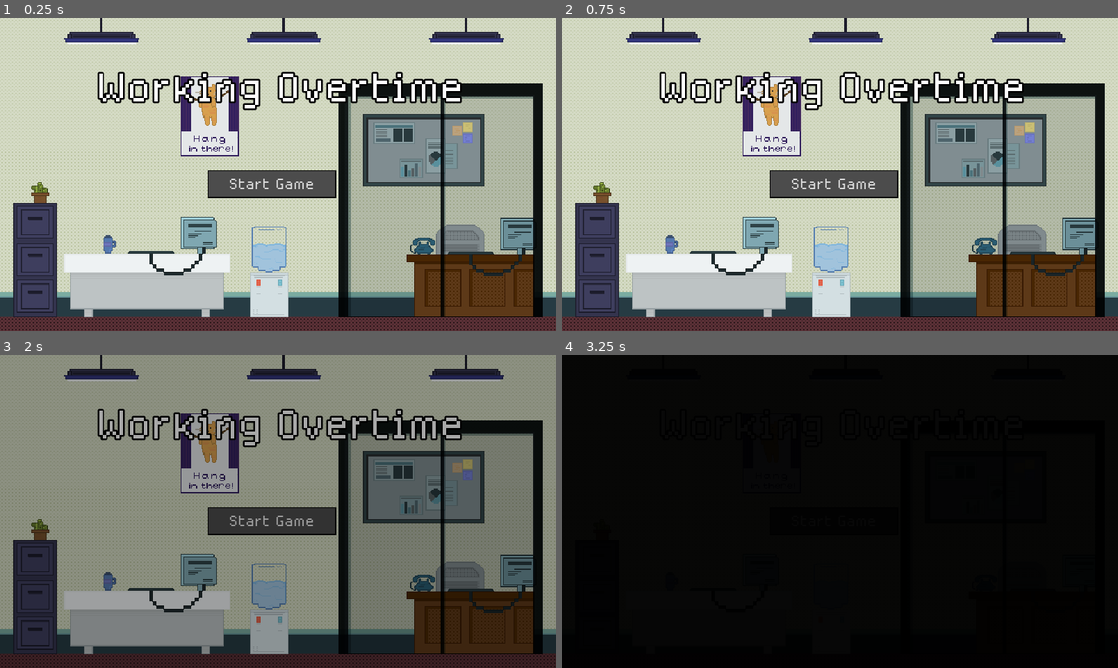
Above: before the commit, frames 1-4 (two rows, left to right).
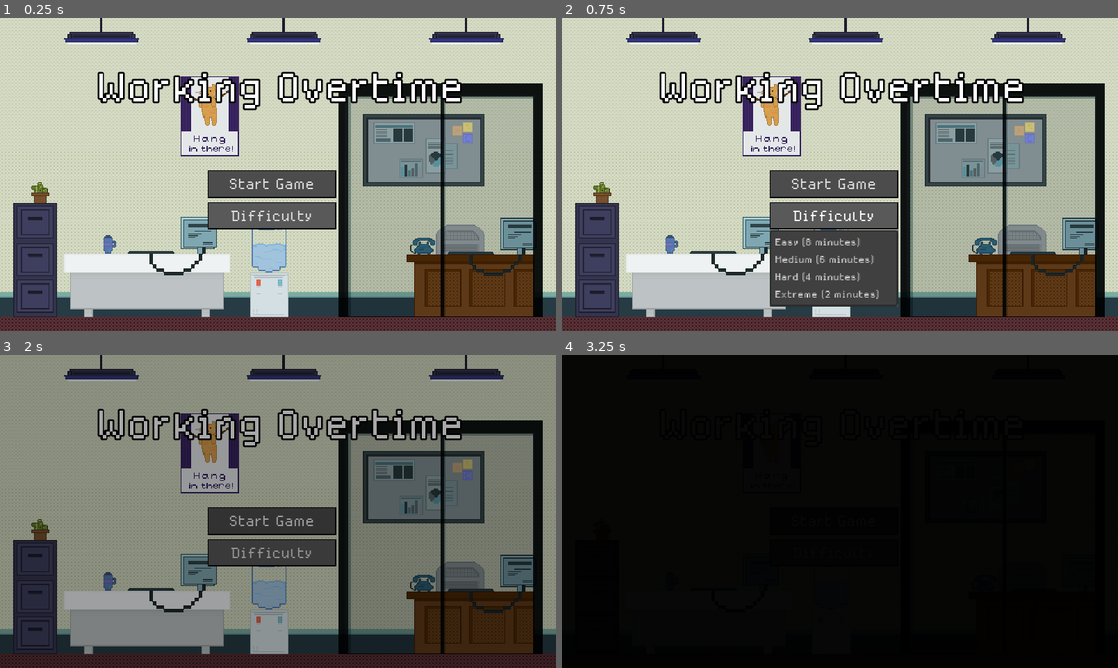
Above: after the commit, the same moments.

Repository: kelleralex04/Brackey-s-Game-Jam
Game: Godot game, scene res://Scenes/title.tscn
The game is run twice, just before and just after one commit, with the same random seed, the same clock (stepped at 60 frames per second) and the same inputs.
Inputs (mouse positions are in pixels of both pictures, inside the frame that each line leads up to):
- Up to frame 1 (0.25 s): no input
- Up to frame 2 (0.75 s): click (834, 215) at 0.5 s, where only the run after the commit has a clickable "Difficulty"
- Up to frame 3 (2 s): click "Start Game" at 1.25 s
- Up to frame 4 (3.25 s): click "Start Game" at 2 s; click (834, 552) at 2.75 s, where only the run after the commit has a clickable "Difficulty"

The runs differ from the first frame. In frame 1, 2.0% of the frame differs, in the area x 37-61%, y 58-68%; in frame 2, 7.4%, in the area x 37-61%, y 58-93%; in frame 3, 1.9%; in frame 4, less than 0.1%.

Commit message:
adds difficulty to change time requirement

Diff:
--- a/Assets/StyleBoxes/button_style_box.tres
+++ b/Assets/StyleBoxes/button_style_box.tres
@@ -1,7 +1,7 @@
 [gd_resource type="StyleBoxFlat" format=3 uid="uid://d0kup8retrj74"]
 
 [resource]
-bg_color = Color(0.237539, 0.237539, 0.237539, 0.788235)
+bg_color = Color(0.347817, 0.347817, 0.347817, 1)
 border_width_left = 1
 border_width_top = 1
 border_width_right = 1
--- /dev/null
+++ b/Scenes/global.gd
@@ -0,0 +1,3 @@
+extends Node
+
+var selected: String
--- a/Scenes/main.gd
+++ b/Scenes/main.gd
@@ -165,7 +165,7 @@
 	47: "I assume spellcheck and logic were both on vacation when you wrote this.",
 	48: "You really said all of this with a straight face, huh?",
 	49: "Wow, I didn't realize we were just making up rules as we go.",
-	50: "This is the kind of request that makes me wish I believed in ghosts - so one could do my job for me.",
+	50: "Absolutely, I'll get on that right away... unless my pet rock needs emotional support again.",
 	51: "You had one job, and somehow, I'm now the one doing it.",
 	52: "You've officially unlocked a new level of audacity.",
 	53: "I'd address the flaws in your logic, but I don't think we have that kind of time.",
@@ -323,6 +323,7 @@
 #Other tasks: order lunch, hand out lunch
 
 func _ready() -> void:
+	timer.wait_time = int(Global.selected[0]) * 60
 	#blocker.visible = true
 	#blocker.color = Color(0, 0, 0, 0)
 	#typewriter_finished = true
@@ -496,7 +497,7 @@
 
 func email_tutorial():
 	if tutorial_index == 0:
-		for i in 1:
+		for i in 3:
 			_on_new_email_pressed()
 		open_close([boss, boss_speech, boss_speech_tick, player_speech, player_speech_tick], false)
 		door_shutting.play()
@@ -544,7 +545,7 @@
 		open_close([boss, boss_speech, boss_speech_tick, player_speech, player_speech_tick], false)
 		door_shutting.play()
 		open_close([boss_2, $TaskbarPanel/MeetingTask, $TaskbarPanel/MeetingCountLabel, $TutorialPanel6, $Pointer6], true)
-		for i in 1:
+		for i in 3:
 			#_on_new_email_pressed()
 			add_meeting()
 		await get_tree().create_timer(1).timeout
@@ -618,31 +619,32 @@
 	event_index += 1
 
 func send_email():
-	if email_input.text == example_email_label.text and email_to.text == email_recipient_label.text:
-		#_on_desktop_clicked()
-		#email_queue[0][0].queue_free()
-		email_queue.pop_front()
-		email_count_label.text = str(email_queue.size())
-		var temp_timer = Timer.new()
-		await get_tree().create_timer(0.01).timeout
-		email_input.text = ''
-		email_to.text = ''
-		if email_queue.size():
-			example_email_label.text = email_queue[0][1][0]
-			email_recipient_label.text = email_queue[0][1][1]
-			email_to.max_length = email_recipient_label.text.length()
-			email_to.grab_focus()
+	if !blocker.visible:
+		if email_input.text == example_email_label.text and email_to.text == email_recipient_label.text:
+			#_on_desktop_clicked()
+			#email_queue[0][0].queue_free()
+			email_queue.pop_front()
+			email_count_label.text = str(email_queue.size())
+			var temp_timer = Timer.new()
+			await get_tree().create_timer(0.01).timeout
+			email_input.text = ''
+			email_to.text = ''
+			if email_queue.size():
+				example_email_label.text = email_queue[0][1][0]
+				email_recipient_label.text = email_queue[0][1][1]
+				email_to.max_length = email_recipient_label.text.length()
+				email_to.grab_focus()
+			else:
+				icon_opened = false
+				open_close([email_input, example_email, close_email, send, email_to, email_recipient_panel], false)
+				day_finished()
 		else:
-			icon_opened = false
-			open_close([email_input, example_email, close_email, send, email_to, email_recipient_panel], false)
-			day_finished()
-	else:
-		_on_desktop_clicked()
-		game_over()
+			_on_desktop_clicked()
+			game_over()
 
 func choose_email() -> Array:
-	#return [email_responses[randi_range(1, 60)], all_names[randi_range(0, 149)]]
-	return ['a', 'a']
+	return [email_responses[randi_range(1, 60)], all_names[randi_range(0, 149)]]
+	#return ['a', 'a']
 
 func _on_email_input_text_changed() -> void:
 	var new_email_text: String = email_input.text
@@ -779,19 +781,21 @@
 	email_queue = []
 	meeting_queue = []
 	if day == 1:
-		for i in 1:
+		for i in 3:
 			_on_new_email_pressed()
 	elif day == 2:
-		for i in 1:
+		for i in 3:
 			add_meeting()
 	elif day == 3:
-		for i in 1:
+		for i in 3:
 			add_meeting()
 			_on_new_email_pressed()
-	#blocker.visible = true
+	blocker.visible = true
 	$StartTimer.visible = true
 
 func game_over():
+	send.release_focus()
+	$Screen/CalendarPanel/AddToCalendar.release_focus()
 	timer.set_paused(true)
 	game_over_panel.visible = true
 
@@ -812,9 +816,9 @@
 
 func open_email():
 	if email_queue.size():
-		email_to.max_length = email_recipient_label.text.length()
 		example_email_label.text = email_queue[0][1][0]
 		email_recipient_label.text = email_queue[0][1][1]
+		email_to.max_length = email_recipient_label.text.length()
 		email_to.grab_focus()
 		email_opened = true
 		icon_opened = true
@@ -904,28 +908,29 @@
 	#open_close([contact_list, contact_search, search_label], false)
 
 func _on_add_to_calendar_pressed() -> void:
-	var minute = minute_picker.value
-	var cur_attendees := []
-	var opt_zero: String = '0' if minute < 10 else ''
-	minute = opt_zero + str(minute)
-	for i in attendee_buttons:
-		if i.text != 'Add':
-			cur_attendees.append(i.text)
-
-	var cur_meeting = [cur_attendees, month_picker.text, str(day_picker.value), str(hour_picker.value), str(minute)]
-	var normalized_meeting_queue = meeting_queue.map(func(item): return item.map(func(sub): return str(sub)))
-	var normalized_cur_meeting = cur_meeting.map(func(sub): return str(sub))
-
-	if normalized_cur_meeting in normalized_meeting_queue:
-		meeting_queue.remove_at(normalized_meeting_queue.find(normalized_cur_meeting))
-		meeting_count_label.text = str(meeting_queue.size())
-		reset_calendar()
-		if !meeting_queue.size():
-			day_finished()
-			calendar_panel.visible = false
-			icon_opened = false
-	else:
-		game_over()
+	if !blocker.visible:
+		var minute = minute_picker.value
+		var cur_attendees := []
+		var opt_zero: String = '0' if minute < 10 else ''
+		minute = opt_zero + str(minute)
+		for i in attendee_buttons:
+			if i.text != 'Add':
+				cur_attendees.append(i.text)
+
+		var cur_meeting = [cur_attendees, month_picker.text, str(day_picker.value), str(hour_picker.value), str(minute)]
+		var normalized_meeting_queue = meeting_queue.map(func(item): return item.map(func(sub): return str(sub)))
+		var normalized_cur_meeting = cur_meeting.map(func(sub): return str(sub))
+
+		if normalized_cur_meeting in normalized_meeting_queue:
+			meeting_queue.remove_at(normalized_meeting_queue.find(normalized_cur_meeting))
+			meeting_count_label.text = str(meeting_queue.size())
+			reset_calendar()
+			if !meeting_queue.size():
+				day_finished()
+				calendar_panel.visible = false
+				icon_opened = false
+		else:
+			game_over()
 
 func reset_calendar():
 	for i in attendee_buttons:
@@ -1027,6 +1032,8 @@
 
 func day_finished():
 	if !email_queue.size() and !meeting_queue.size():
+		send.release_focus()
+		$Screen/CalendarPanel/AddToCalendar.release_focus()
 		_on_hang_up_pressed()
 		skip_typewriter = false
 		timer.set_paused(true)
--- a/Scenes/title.gd
+++ b/Scenes/title.gd
@@ -1,4 +1,9 @@
 extends Node2D
+
+func _ready() -> void:
+	var popup = $Panel/MenuButton.get_popup()
+	popup.id_pressed.connect(_on_item_selected)
+	Global.selected = '9'
 
 func _on_start_game_pressed() -> void:
 	$ColorRect.visible = true
@@ -6,3 +11,6 @@
 	tween1.tween_property($ColorRect, "modulate:a", 1, 2)
 	await get_tree().create_timer(2).timeout
 	get_tree().change_scene_to_file("res://Scenes/main.tscn")
+
+func _on_item_selected(id: int):
+	Global.selected = $Panel/MenuButton.get_popup().get_item_text(id)
--- a/Scenes/title.tscn
+++ b/Scenes/title.tscn
@@ -1,9 +1,10 @@
-[gd_scene load_steps=5 format=3 uid="uid://bgfw6fxx543jm"]
+[gd_scene load_steps=6 format=3 uid="uid://bgfw6fxx543jm"]
 
 [ext_resource type="Script" path="res://Scenes/title.gd" id="1_mvoer"]
 [ext_resource type="Texture2D" uid="uid://cnjeimdweul2" path="res://Assets/Sprites/Marian/background.png" id="2_1hcmr"]
 [ext_resource type="StyleBox" uid="uid://c2nao3s6kqmyk" path="res://Assets/StyleBoxes/title_buttons.tres" id="2_ky8oh"]
 [ext_resource type="Texture2D" uid="uid://dv48n7y1nie0i" path="res://Assets/Sprites/Marian/computer.png" id="4_05cud"]
+[ext_resource type="StyleBox" uid="uid://d0kup8retrj74" path="res://Assets/StyleBoxes/button_style_box.tres" id="5_p58fq"]
 
 [node name="Title" type="Node2D"]
 script = ExtResource("1_mvoer")
@@ -50,6 +51,31 @@
 texture = ExtResource("4_05cud")
 flip_h = true
 
+[node name="Panel" type="Panel" parent="."]
+offset_left = 239.0
+offset_top = 212.0
+offset_right = 387.0
+offset_bottom = 243.0
+theme_override_styles/panel = ExtResource("5_p58fq")
+
+[node name="MenuButton" type="MenuButton" parent="Panel"]
+layout_mode = 1
+anchors_preset = 15
+anchor_right = 1.0
+anchor_bottom = 1.0
+grow_horizontal = 2
+grow_vertical = 2
+theme_override_font_sizes/font_size = 24
+text = "Difficulty"
+item_count = 4
+popup/item_0/text = "Easy (8 minutes)"
+popup/item_1/text = "Medium (6 minutes)"
+popup/item_1/id = 1
+popup/item_2/text = "Hard (4 minutes)"
+popup/item_2/id = 2
+popup/item_3/text = "Extreme (2 minutes)"
+popup/item_3/id = 3
+
 [node name="ColorRect" type="ColorRect" parent="."]
 visible = false
 modulate = Color(0, 0, 0, 0)
--- a/project.godot
+++ b/project.godot
@@ -18,6 +18,7 @@
 [autoload]
 
 GlobalAudioStreamPlayer="*res://Scenes/audio_stream_player.tscn"
+Global="*res://Scenes/global.gd"
 
 [display]
 
